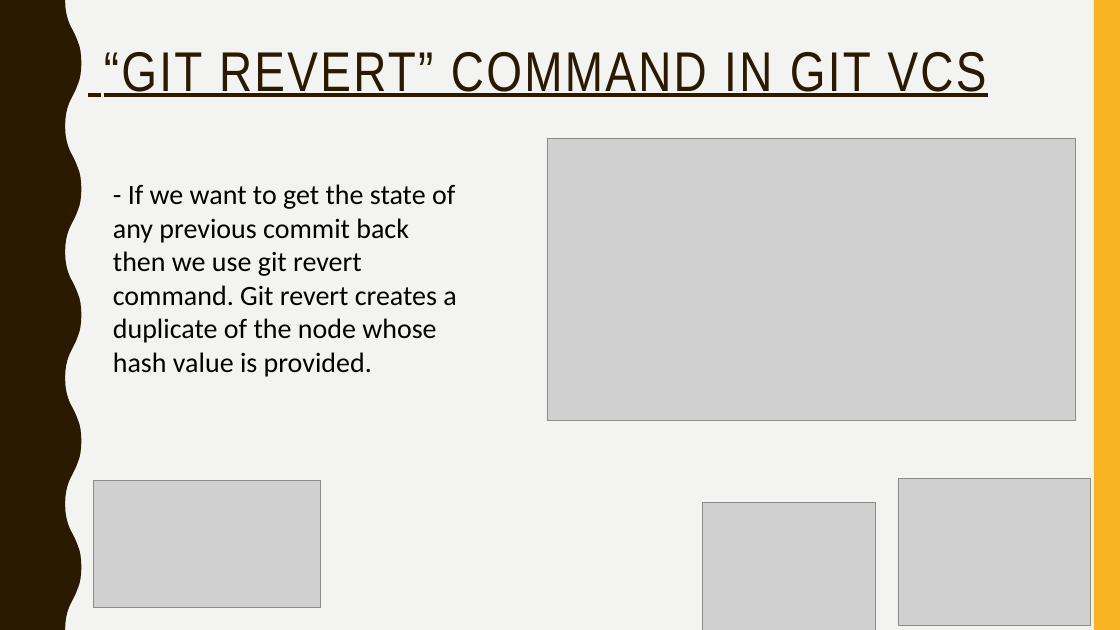
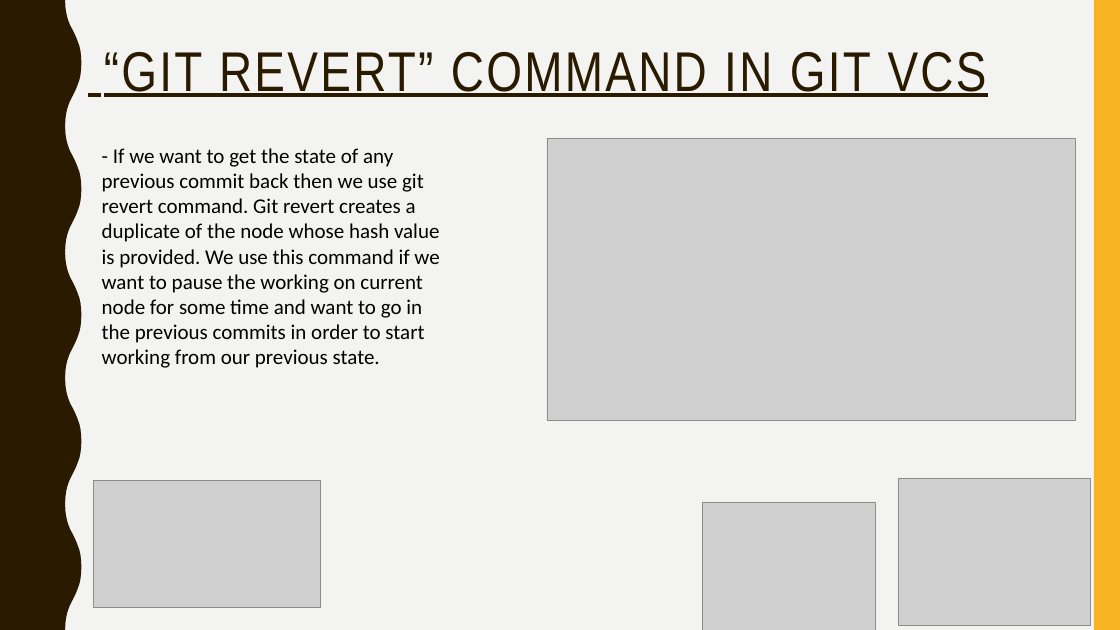
Before and after one commit to TashikMoin/Learn_Git_GitHub, a slide deck: slide 28 of Introduction To Version Controlling With Git And Microsoft Github.pptx (slide 29 before the commit). Drawn at 1120x630 pixels with LibreOffice and Linux fonts; fonts in the diff are those of the drawing; grey boxes stand for pictures. Boxes give left, top, right and bottom in pixels: in the first picture for what was removed or moved away, otherwise in the second. Text is boxed around its words. In the diff, an @@ line names an element or a change of style, - is before the commit and + after.

```diff
--- a/Introduction To Version Controlling With Git And Microsoft Github.pptx
+++ b/Introduction To Version Controlling With Git And Microsoft Github.pptx
@@ text at (102, 148, 439, 368): text changed; size 24 to 18 pt @@
-- If we want to get the state of any previous commit back then we use git revert command. Git revert creates a duplicate of the node whose hash value is provided.
+- If we want to get the state of any previous commit back then we use git revert command. Git revert creates a duplicate of the node whose hash value is provided. We use this command if we want to pause the working on current node for some time and want to go in the previous commits in order to start working from our previous state.
```
Also in this commit, not shown: 3 other slides changed, 3 slides removed, 2 other files.
